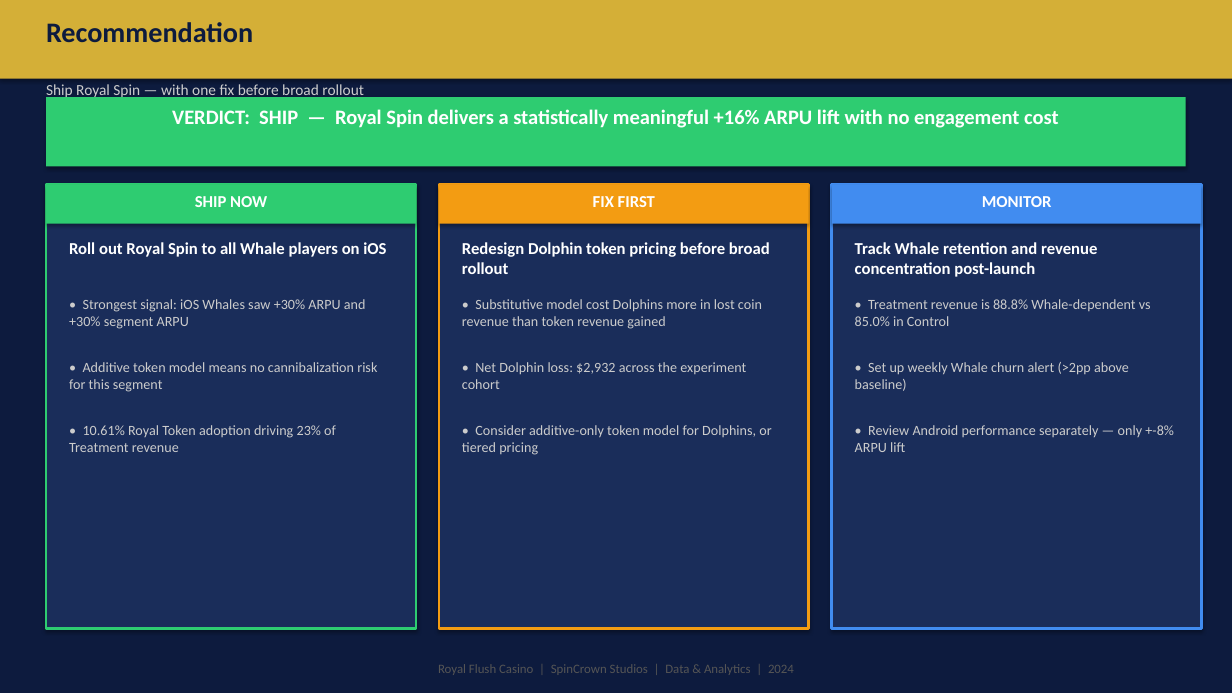
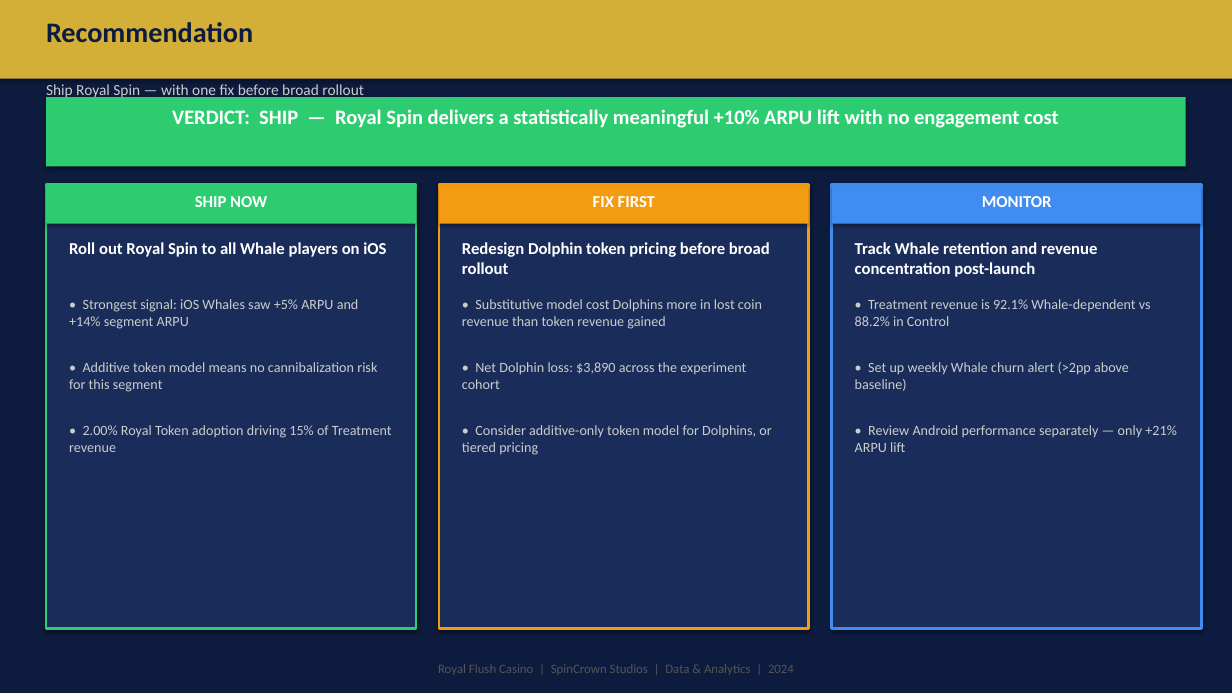
Before and after one commit to DannyEzersky/royal-flush-casino, a slide deck: slide 9 of exports/royal_spin_ab_test.pptx. Drawn at 1232x693 pixels with LibreOffice and Linux fonts; fonts in the diff are those of the drawing. Boxes give left, top, right and bottom in pixels: in the first picture for what was removed or moved away, otherwise in the second. Text is boxed around its words. In the diff, an @@ line names an element or a change of style, - is before the commit and + after.

```diff
--- a/exports/royal_spin_ab_test.pptx
+++ b/exports/royal_spin_ab_test.pptx
@@ text at box(172, 109, 1059, 128): text changed @@
-VERDICT: SHIP — Royal Spin delivers a statistically meaningful +16% ARPU lift with no engagement cost
+VERDICT: SHIP — Royal Spin delivers a statistically meaningful +10% ARPU lift with no engagement cost
@@ text at box(69, 299, 359, 329): text changed @@
-• Strongest signal: iOS Whales saw +30% ARPU and +30% segment ARPU
+• Strongest signal: iOS Whales saw +5% ARPU and +14% segment ARPU
@@ text at box(855, 299, 1151, 326): text changed @@
-• Treatment revenue is 88.8% Whale-dependent vs 85.0% in Control
+• Treatment revenue is 92.1% Whale-dependent vs 88.2% in Control
@@ text at box(462, 362, 746, 389): text changed @@
-• Net Dolphin loss: $2,932 across the experiment cohort
+• Net Dolphin loss: $3,890 across the experiment cohort
@@ text at box(69, 425, 392, 452): text changed @@
-• 10.61% Royal Token adoption driving 23% of Treatment revenue
+• 2.00% Royal Token adoption driving 15% of Treatment revenue
@@ text at box(855, 425, 1176, 452): text changed @@
-• Review Android performance separately — only +-8% ARPU lift
+• Review Android performance separately — only +21% ARPU lift
```
Also in this commit, not shown: 7 other slides changed, 8 other files.
